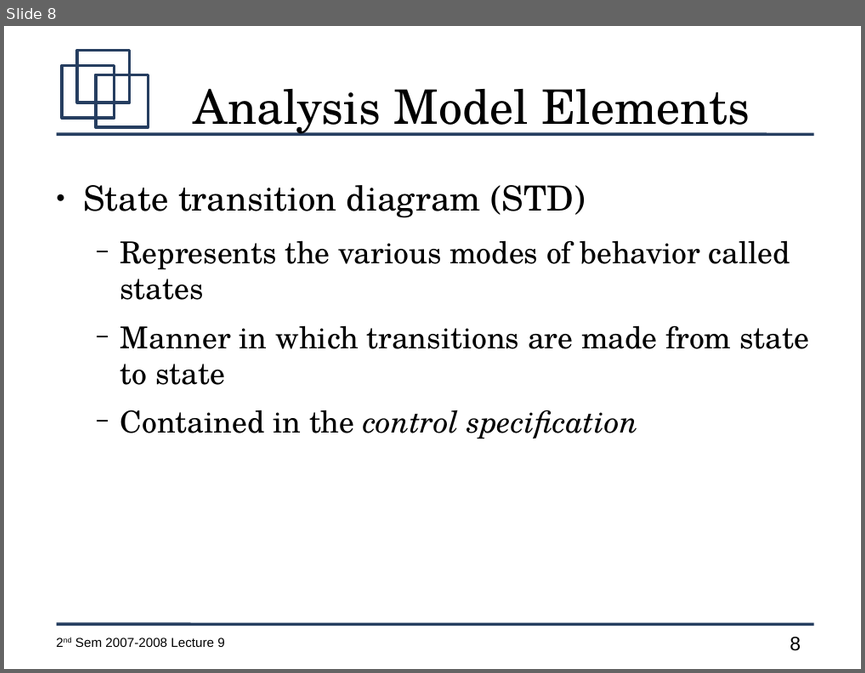
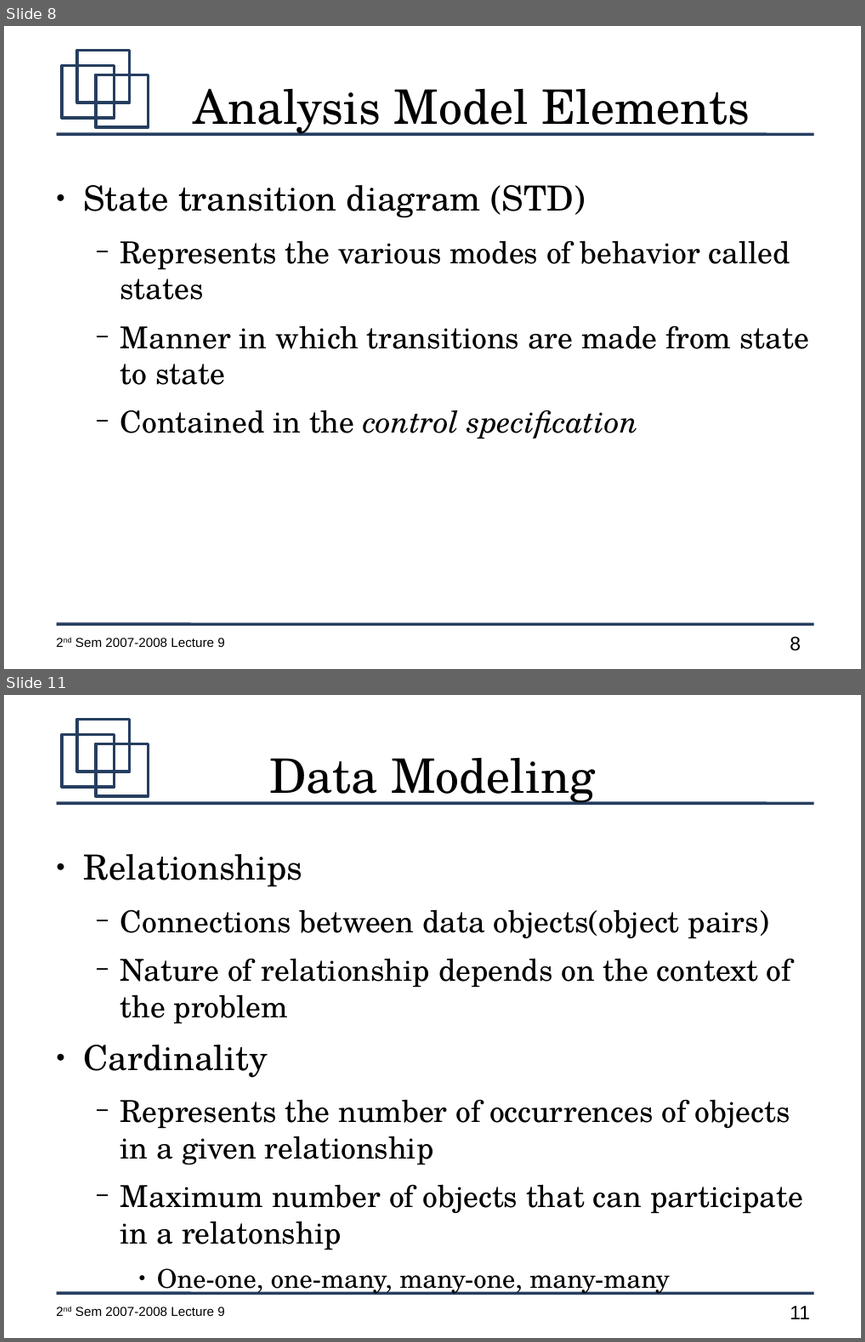
Before and after one commit to jachermocilla/jach-homepage, a slide deck: CMSC128-2nd-Sem-2007-L10.odp. Shown one above the other, each under a label of ours: slide 8 before the commit, slides 8 and 11 after it; the slides between them are not shown. The pictures are 865x673 and 865x1342 pixels, drawn with LibreOffice and Linux fonts; fonts in the diff are those of the drawing. Boxes give left, top, right and bottom in pixels: in the first picture for what was removed or moved away, otherwise in the second. Text is boxed around its words. In the diff, an @@ line names an element or a change of style, - is before the commit and + after.

```diff
--- a/CMSC128-2nd-Sem-2007-L10.odp
+++ b/CMSC128-2nd-Sem-2007-L10.odp
@@ slide 11 added at (4,695,861,1338), background #FFFFFF; not listed: 7 template elements that a slide beside it also shows @@
@@ title added at (269,758,595,805), 44 pt, text #000000 @@
+Data Modeling
@@ text added at (84,854,803,1294), 28 pt, text #000000 @@
+● Relationships
+  − Connections between data objects(object pairs)
+  − Nature of relationship depends on the context of the problem
+● Cardinality
+  − Represents the number of occurrences of objects in a given relationship
+  − Maximum number of objects that can participate in a relatonship
+    ● One-one, one-many, many-one, many-many
```
Also in this commit, not shown: 1 slide changed, 17 other slides added.
